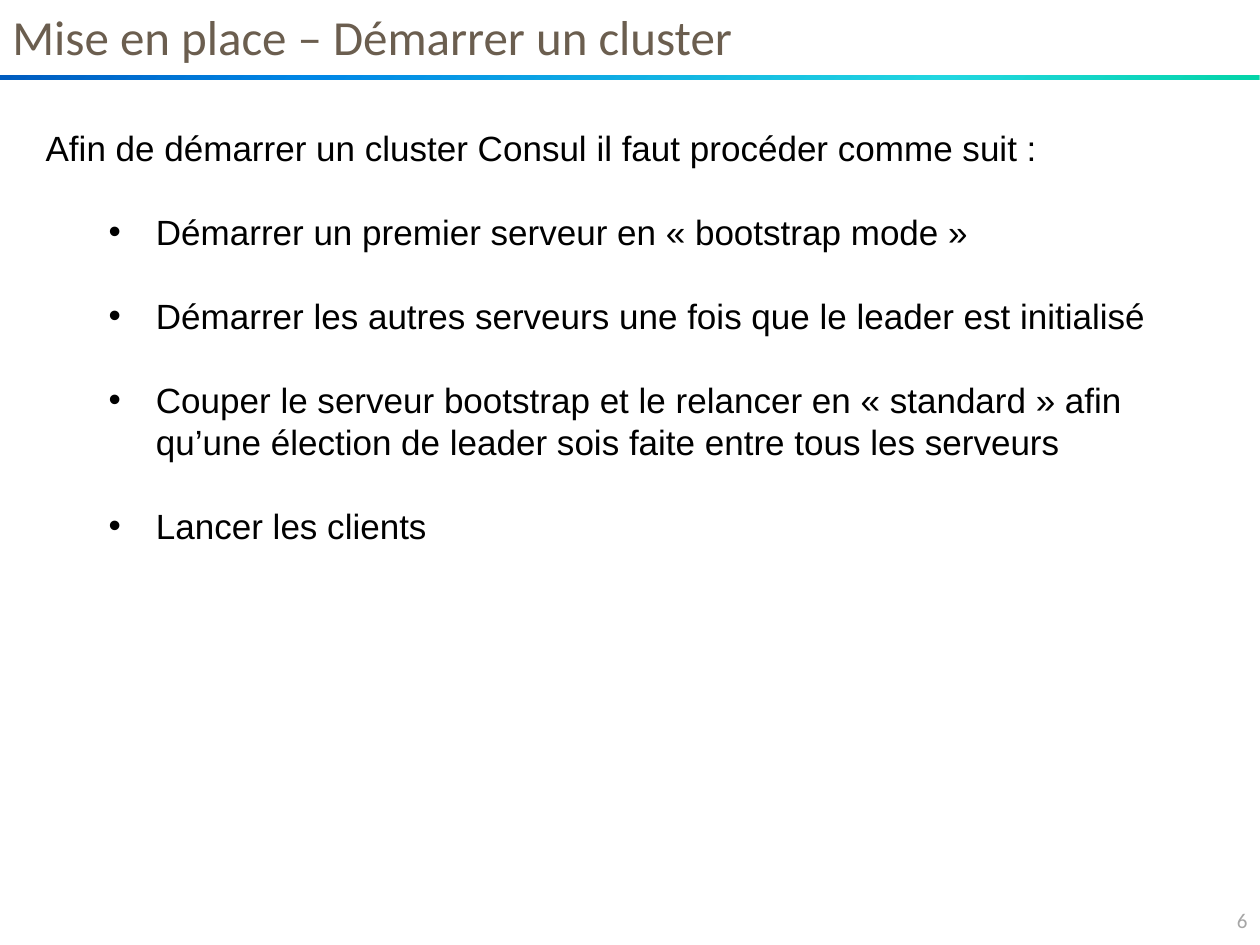
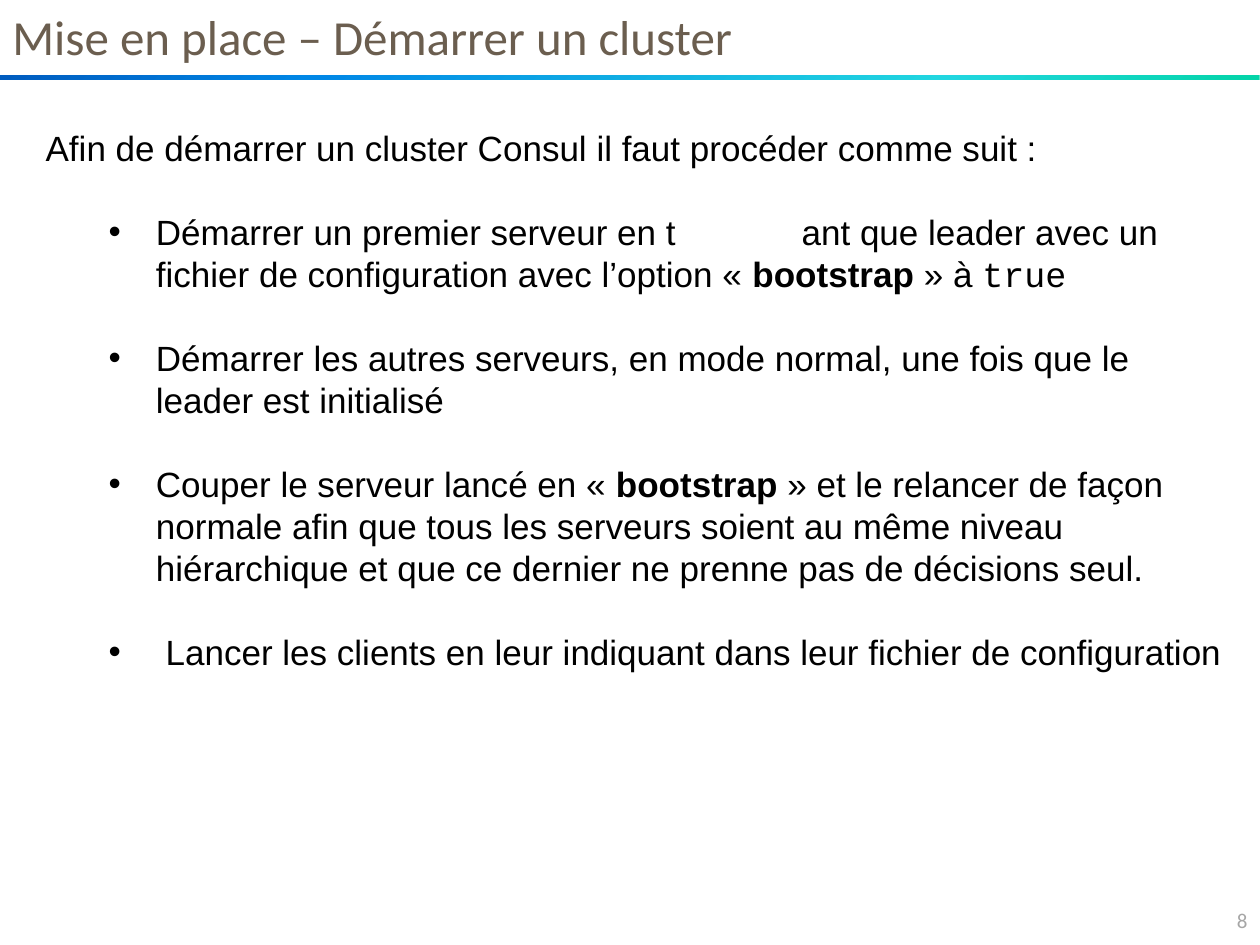
Before and after one commit to so-technology-watch/consul-poc, a slide deck: slide 8 of doc/setup/Cluster-Consul-v1.0.pptx (slide 6 before the commit). Drawn at 1260x945 pixels with LibreOffice and Linux fonts; fonts in the diff are those of the drawing. Boxes give left, top, right and bottom in pixels: in the first picture for what was removed or moved away, otherwise in the second. Text is boxed around its words. In the diff, an @@ line names an element or a change of style, - is before the commit and + after.

Commit message:
Précisions sur le fonctionnement bootstrap

```diff
--- a/doc/setup/Cluster-Consul-v1.0.pptx
+++ b/doc/setup/Cluster-Consul-v1.0.pptx
@@ text at box(156, 219, 1221, 672): text changed @@
-  • Démarrer un premier serveur en « bootstrap mode »
-  • Démarrer les autres serveurs une fois que le leader est initialisé
-  • Couper le serveur bootstrap et le relancer en « standard » afin qu’une élection de leader sois faite entre tous les serveurs
-  • Lancer les clients
+  • Démarrer un premier serveur en t ant que leader avec un fichier de configuration avec l’option « bootstrap » à true
+  • Démarrer les autres serveurs, en mode normal, une fois que le leader est initialisé
+  • Couper le serveur lancé en « bootstrap » et le relancer de façon normale afin que tous les serveurs soient au même niveau hiérarchique et que ce dernier ne prenne pas de décisions seul.
+  • Lancer les clients en leur indiquant dans leur fichier de configuration
@@ page number at box(1237, 914, 1248, 928): text changed @@
-6
+8
```
Also in this commit, not shown: 4 other slides changed, 1 slide added.
